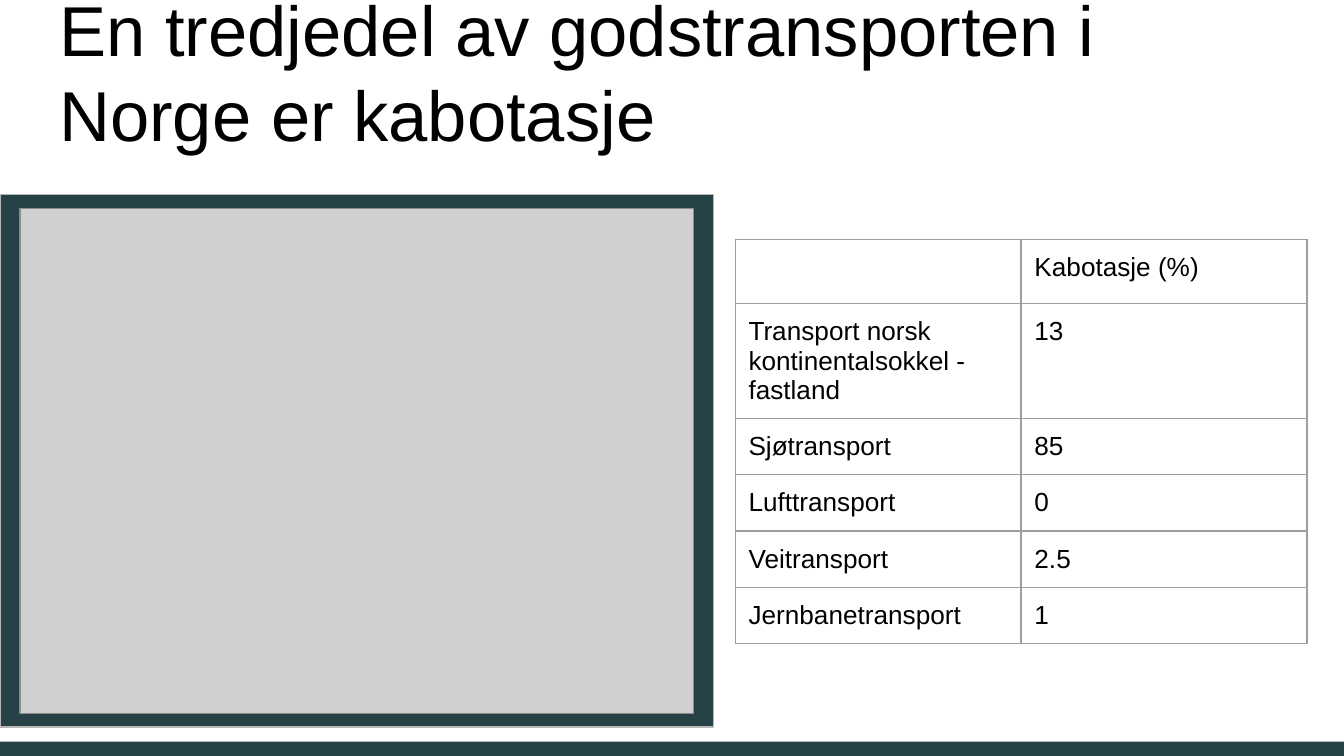
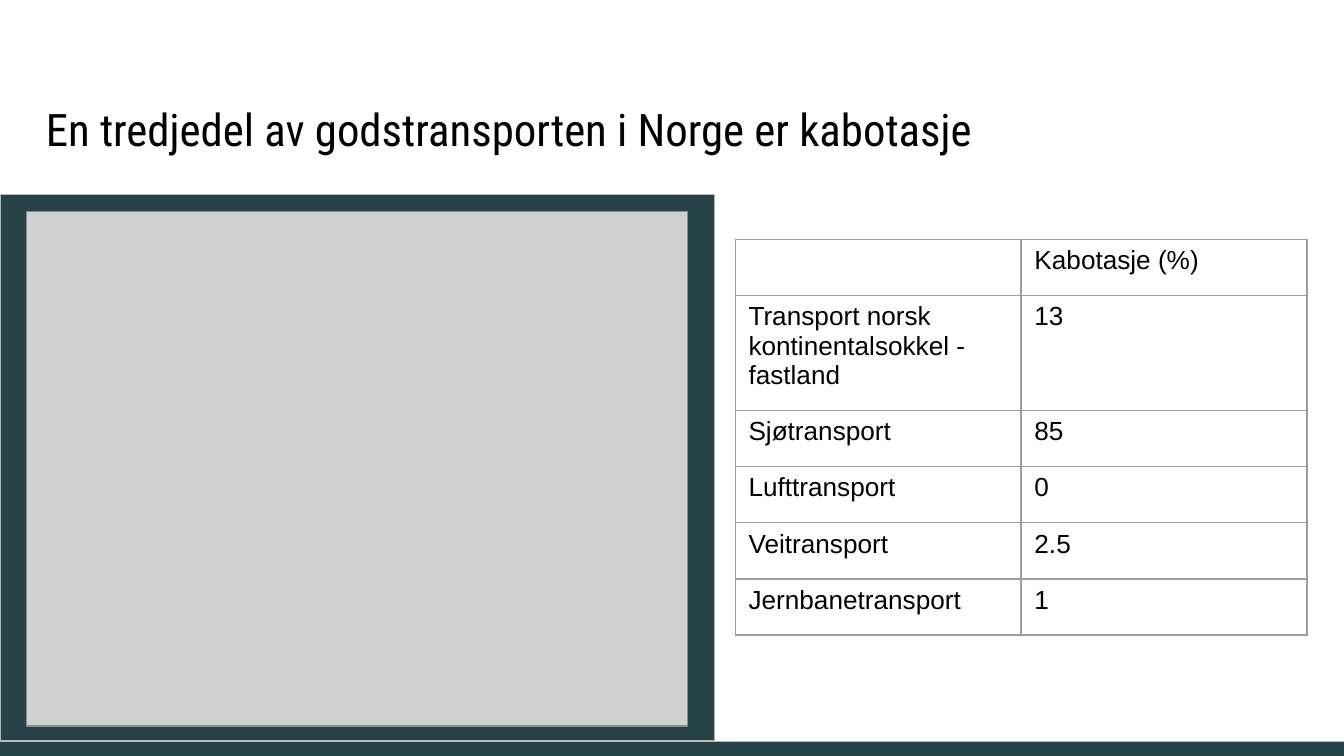
Before and after one commit to nori-parelius/InnenlandskTransport, a slide deck: slide 11 of SSB.pptx. Drawn at 1344x756 pixels with LibreOffice and Linux fonts; fonts in the diff are those of the drawing; grey boxes stand for pictures. Boxes give left, top, right and bottom in pixels: in the first picture for what was removed or moved away, otherwise in the second. Text is boxed around its words. In the diff, an @@ line names an element or a change of style, - is before the commit and + after.

```diff
--- a/SSB.pptx
+++ b/SSB.pptx
@@ title "En tredjedel av godstransporten i ..." at (x1=46, y1=112, x2=971, y2=156): size 37.8 to 24 pt, font Arial to Roboto Condensed @@
@@ rectangle resized from (x1=0, y1=195, x2=714, y2=727) to (x1=0, y1=195, x2=714, y2=741) @@
@@ picture resized from (x1=20, y1=208, x2=694, y2=714) to (x1=27, y1=211, x2=688, y2=726) @@
@@ table at (x1=735, y1=239, x2=1308, y2=619) @@
@@ borders changed @@
```
Also in this commit, not shown: 11 other slides changed, 12 other files.
